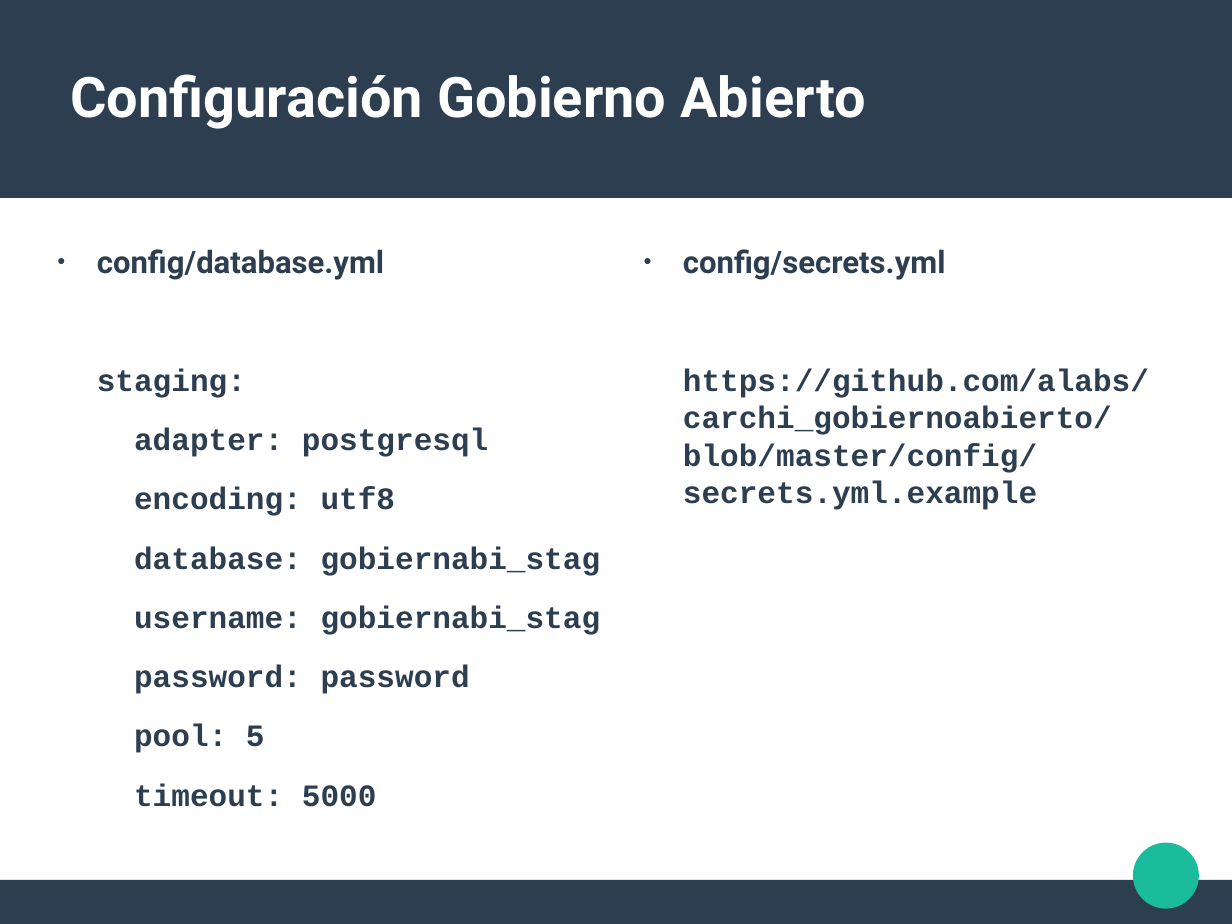
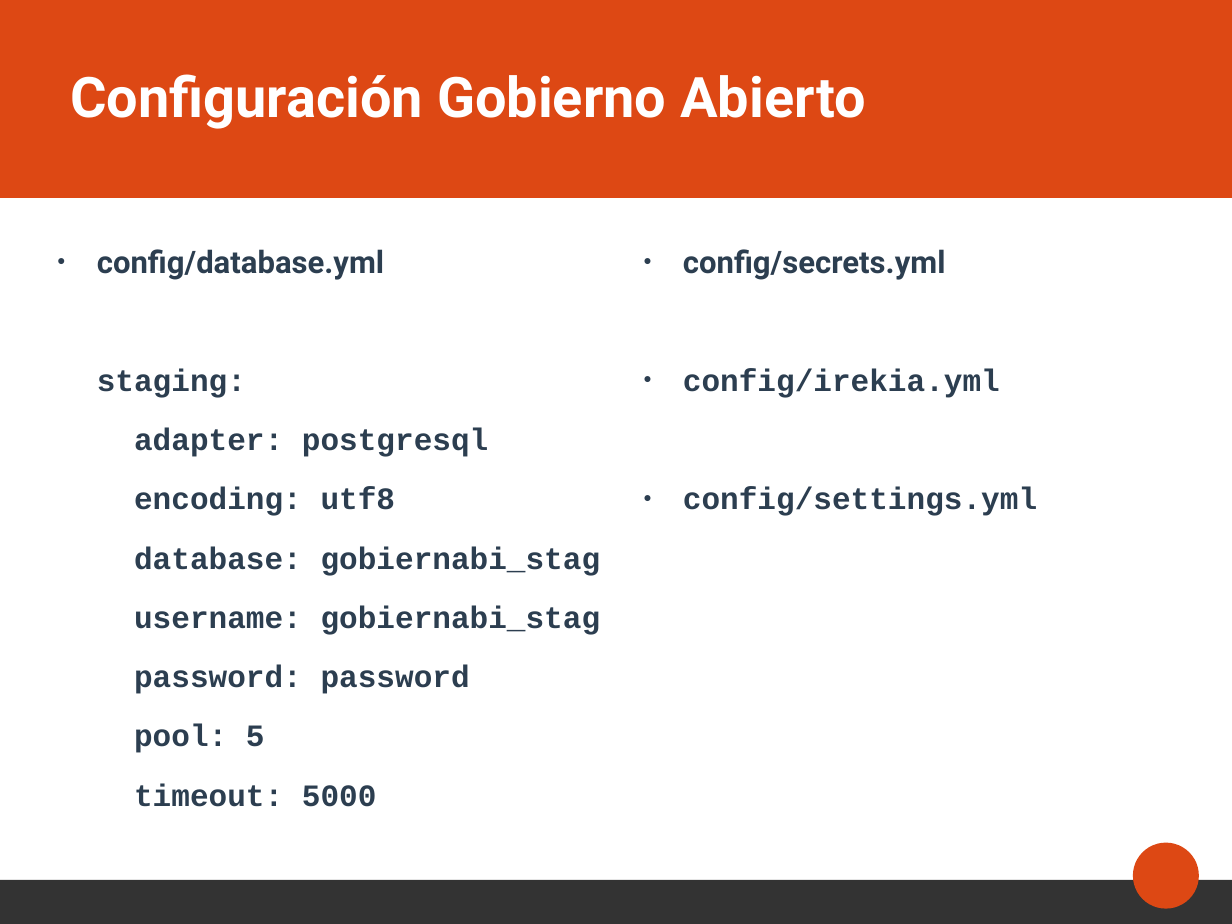
Before and after one commit to alabs/carchi_deploy, a slide deck: slide 29 of 9.Presentacion/presentacion.odp (slide 35 before the commit). Drawn at 1232x924 pixels with LibreOffice and Linux fonts; fonts in the diff are those of the drawing. Boxes give left, top, right and bottom in pixels: in the first picture for what was removed or moved away, otherwise in the second. Text is boxed around its words. In the diff, an @@ line names an element or a change of style, - is before the commit and + after.

```diff
--- a/9.Presentacion/presentacion.odp
+++ b/9.Presentacion/presentacion.odp
@@ rectangle at [0, 0, 1232, 198]: fill #2C3E50 to #DD4814 @@
@@ text at [683, 369, 1037, 516]: text changed @@
-https://github.com/alabs/carchi_gobiernoabierto/blob/master/config/secrets.yml.example
+● config/irekia.yml
+● config/settings.yml
@@ ellipse at [1134, 843, 1200, 909]: fill #1ABC9C to #DD4814 @@
@@ rectangle at [0, 880, 1232, 923]: fill #2C3E50 to #333333 @@
```
Also in this commit, not shown: 33 other slides changed, 2 slides added, 2 slides removed, 10 other files.
